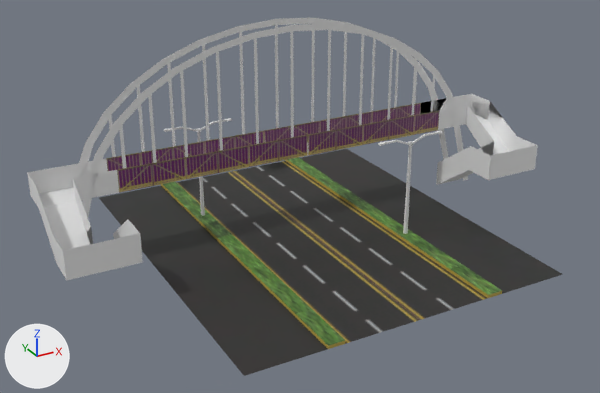
The OBJ model data/mars/maps/import/map0/blvd_bridge.obj: old version first, new version second.
Camera for both pictures: a camera (50 mm lens) standing at (-1.85, -3.4, 1.84) and looking at (-0.16, -0.33, 0.3). Arrows for +X, +Y and +Z are at lower left; the lights stay in place. Where no turn or scale is listed for an object, it has been applied to the vertices. Vertices at the same position are counted once.

In view in the first picture: 'blvd_bridge_Plane.006'.
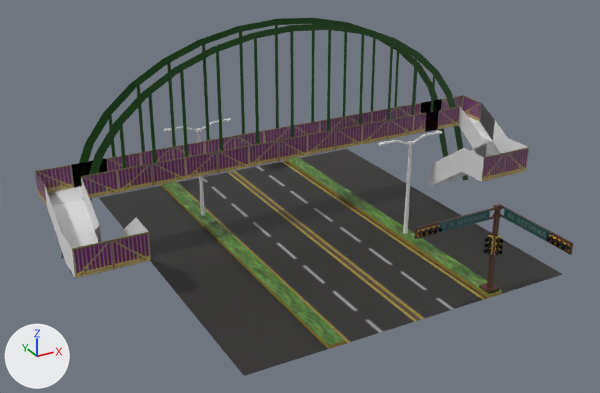
Changed parts and their boxes (x1, y1, x2, y2) in the pictures (600 x 393 px; the box of a moved part takes in the faces that stretch with it):
'blvd_bridge_Plane.006', reshaped
    before: (27, 18, 563, 376)
    after: (35, 18, 573, 376)
part 1 of me_blvd_bridge_plane_006, added
    after: (414, 204, 573, 294)
part 2 of me_blvd_bridge_plane_006, moved or reshaped
    before: (27, 94, 538, 280)
    after: (35, 95, 529, 278)
part 3 of me_blvd_bridge_plane_006, recoloured (grey to green)
    both: (79, 18, 468, 201)

Diff of the bpy script that builds the scene:
```diff
--- a/data/mars/maps/import/map0/blvd_bridge.obj.py
+++ b/data/mars/maps/import/map0/blvd_bridge.obj.py
@@ mat_marsindx_96 @@
+mat_marsindx_96 = principled_material('MARSINDX_96')
+mat_marsindx_96.base_color = (0.00222, 0.0637, 0.0)  # dark green #074700
+mat_marsindx_96.roughness = 0.526
@@ mat_marsindx_2 @@
+mat_marsindx_2 = principled_material('MARSINDX_2')
+mat_marsindx_2.base_color = (0.0871, 0.0349, 0.0187)  # brown #533425
+mat_marsindx_2.roughness = 0.526
@@ mat_marsindx_1 @@
+mat_marsindx_1 = principled_material('MARSINDX_1')
+mat_marsindx_1.base_color = (0.0, 0.0, 0.0)  # black #000000
+mat_marsindx_1.roughness = 0.526
@@ me_blvd_bridge_plane_006 @@
 # used by ob_blvd_bridge_plane_006; location = (0.0, 0.0, 0.0)
-me_blvd_bridge_plane_006.from_pydata(...)  # 523 vertices, 392 faces; spans x -1.26..1.26, y -1.07..0.8, z 0.0..1.01
+me_blvd_bridge_plane_006.from_pydata(...)  # 919 vertices, 605 faces; spans x -1.22..1.19, y -1.43..0.8, z 0.0..1.01
+# me_blvd_bridge_plane_006 part 1: 364 vertices added at x -0.03..0.43, y -1.43..-0.99, z 0.02..0.42
+# me_blvd_bridge_plane_006 part 2: 4 vertices moved from x -1.26..1.1, y 0.03..0.19, z 0.34 to x -1.22..1.04, y 0.19, z 0.34; 92 vertices removed from x -1.26..1.26, y -0.37..0.19, z 0.0..0.46; 92 vertices added at x -1.22..1.19, y -0.37..0.19, z 0.0..0.46
+# me_blvd_bridge_plane_006 part 3: 88 faces spanning x -1.16..1.15, y 0.03..0.19, z 0.0..1.01 switch from mat_marsnull (white #e7e7e7) to mat_marsindx_96 (dark green #074700)
 me_blvd_bridge_plane_006.materials.append(mat_marscity_002)
-me_blvd_bridge_plane_006.materials.append(mat_marscity_001)  # picture img_marscity_tga
 me_blvd_bridge_plane_006.materials.append(mat_marsindx_239)
+me_blvd_bridge_plane_006.materials.append(mat_marsindx_2)  # brown #533425
+me_blvd_bridge_plane_006.materials.append(mat_marsindx_1)  # black #000000
```
